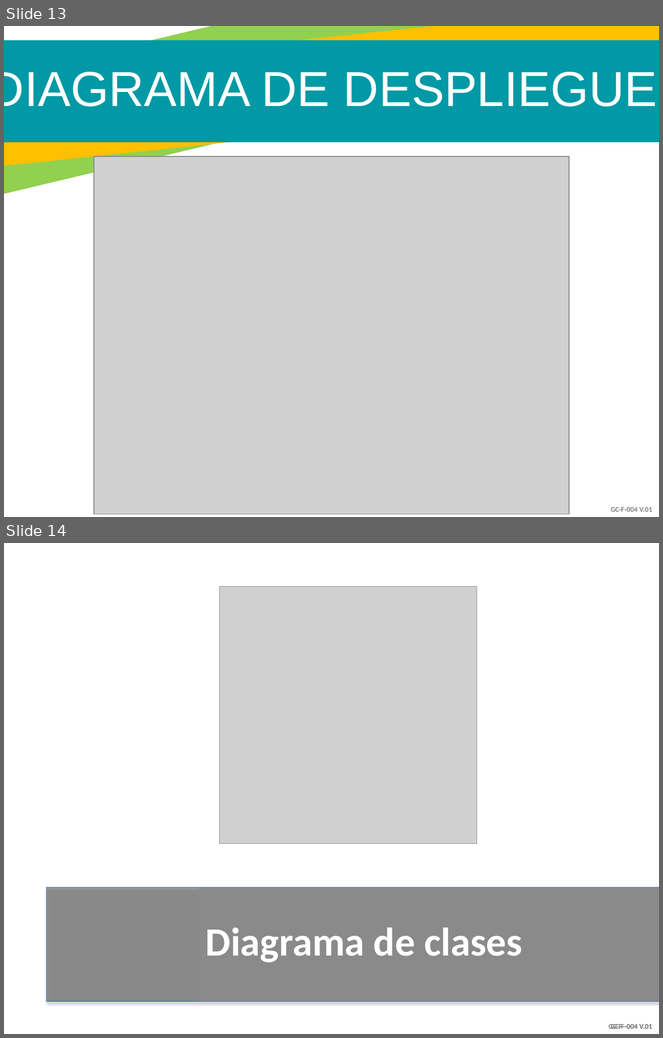
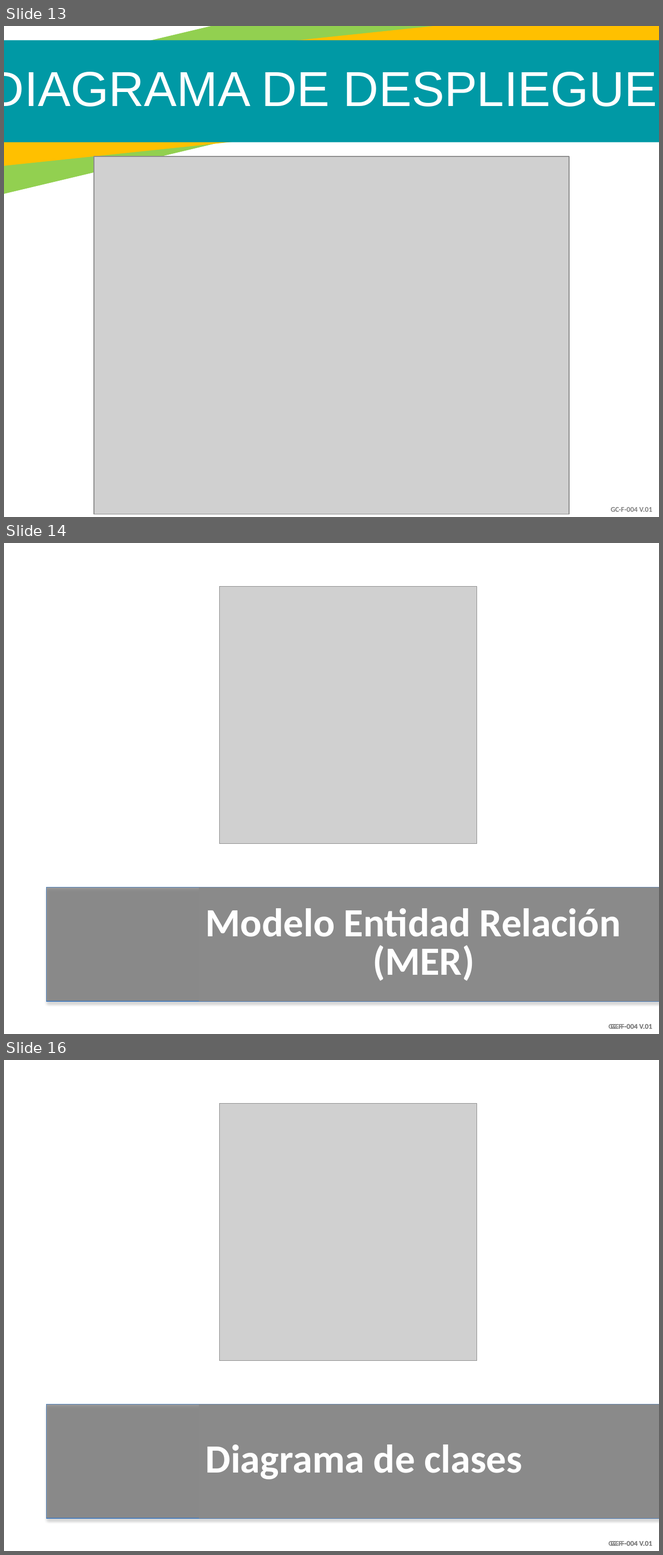
Before and after one commit to Dashell2514/AseoMatic, a slide deck: Documentation/AseoMatic.pptx. Shown one above the other, each under a label of ours: slides 13 and 14 before the commit, slides 13, 14 and 16 after it; the slides between them are not shown. The pictures are 663x1038 and 663x1555 pixels, drawn with LibreOffice and Linux fonts; fonts in the diff are those of the drawing; grey boxes stand for pictures; background and template pictures are left out. Boxes give left, top, right and bottom in pixels: in the first picture for what was removed or moved away, otherwise in the second. Text is boxed around its words. In the diff, an @@ line names an element or a change of style, - is before the commit and + after.

```diff
--- a/Documentation/AseoMatic.pptx
+++ b/Documentation/AseoMatic.pptx
@@ slide 14 added at (4,543,659,1034), background #FFFFFF; not listed: 3 template elements that a slide beside it also shows @@
@@ picture added at (220,586,477,844) @@
@@ title added at (199,888,659,1002), fill #8A8A8A, 44 pt, text #FFFFFF, bold @@
+Modelo Entidad Relación
+(MER)
@@ what was slide 14 is now slide 16 @@
```
Also in this commit, not shown: 3 slides changed, 1 other slide added.
